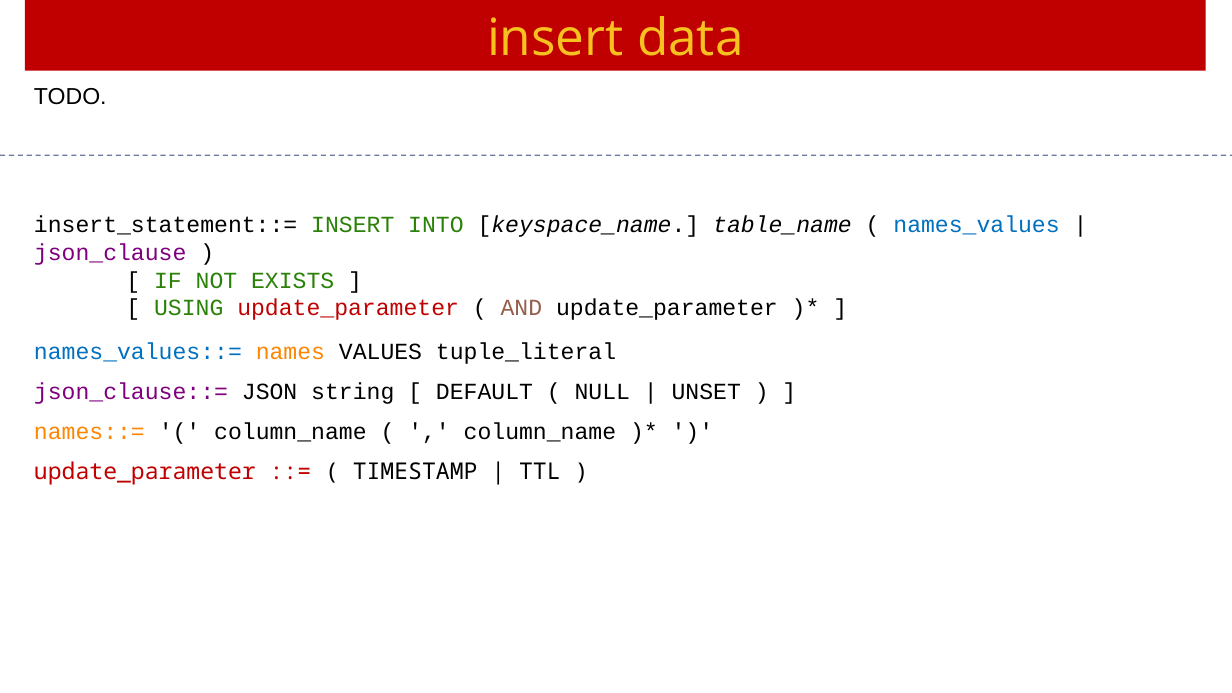
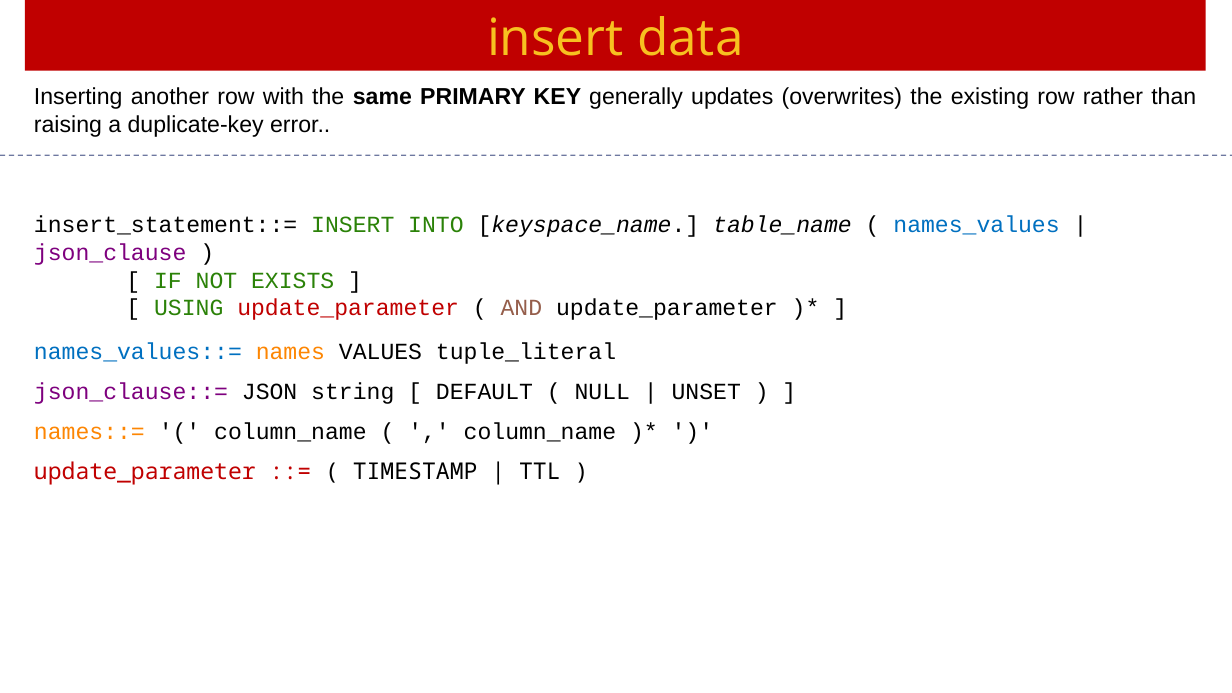
Before and after one commit to Saleel-Bagde/PPT-s, a slide deck: slide 20 of Cassandra Ver3.pptx (slide 18 before the commit). Drawn at 1232x693 pixels with LibreOffice and Linux fonts; fonts in the diff are those of the drawing. Boxes give left, top, right and bottom in pixels: in the first picture for what was removed or moved away, otherwise in the second. Text is boxed around its words. In the diff, an @@ line names an element or a change of style, - is before the commit and + after.

```diff
--- a/Cassandra Ver3.pptx
+++ b/Cassandra Ver3.pptx
@@ text at box(34, 87, 1196, 137): text changed @@
-TODO.
+Inserting another row with the same PRIMARY KEY generally updates (overwrites) the existing row rather than raising a duplicate-key error..
```
Also in this commit, not shown: 7 other slides changed, 2 slides added.
